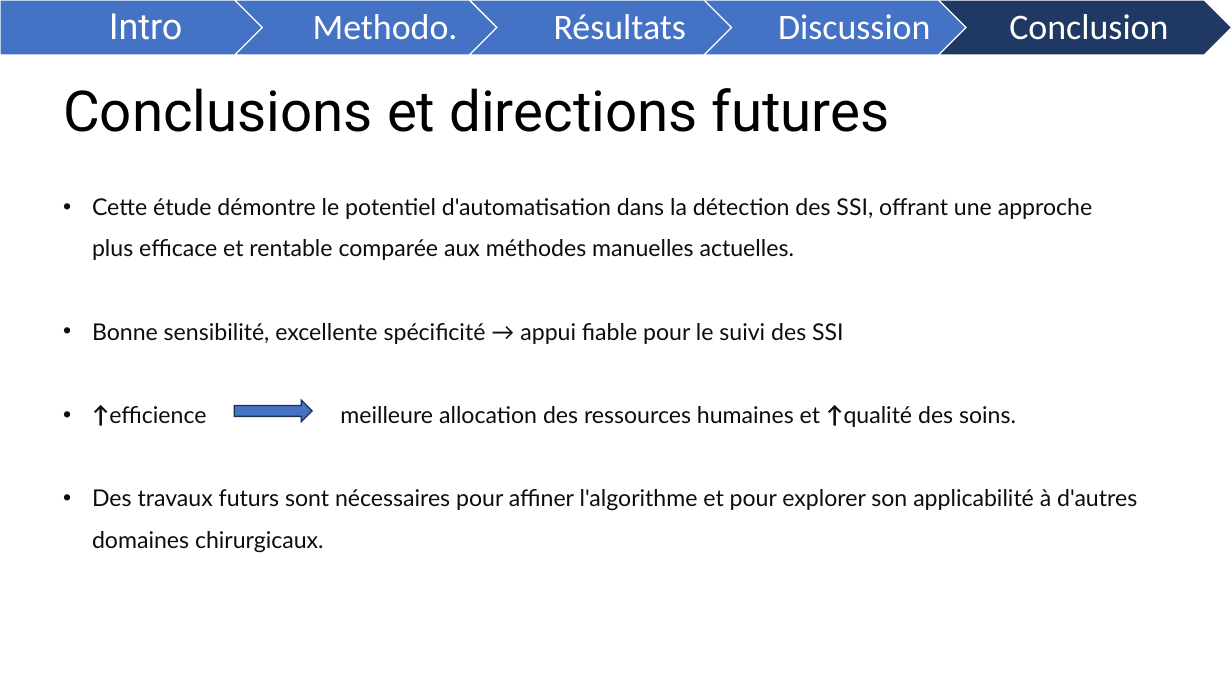
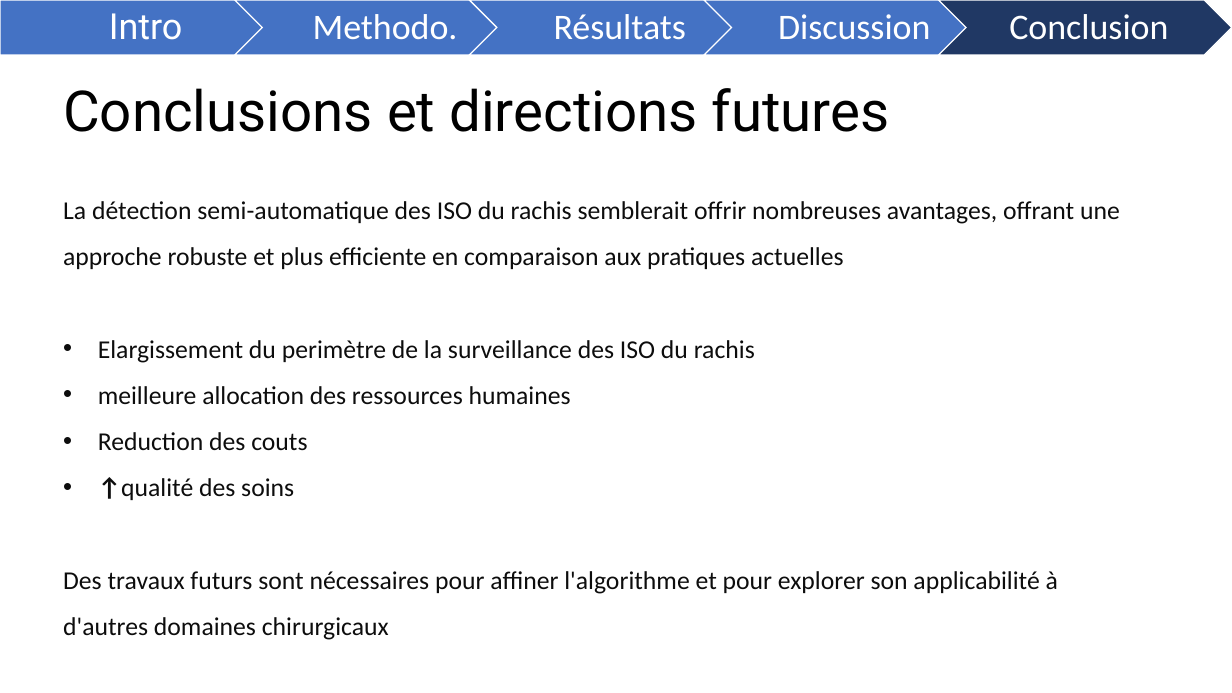
Before and after one commit to FrancescoMonti-source/theses_internes, a slide deck: slide 10 of memoire/reports/DÉTECTION SEMI-AUTOMATISÉE DES INFECTIONS POST-OPÉRATOIRES.pptx. Drawn at 1232x693 pixels with LibreOffice and Linux fonts; fonts in the diff are those of the drawing. Boxes give left, top, right and bottom in pixels: in the first picture for what was removed or moved away, otherwise in the second. Text is boxed around its words. In the diff, an @@ line names an element or a change of style, - is before the commit and + after.

Commit message:
df

```diff
--- a/memoire/reports/DÉTECTION SEMI-AUTOMATISÉE DES INFECTIONS POST-OPÉRATOIRES.pptx
+++ b/memoire/reports/DÉTECTION SEMI-AUTOMATISÉE DES INFECTIONS POST-OPÉRATOIRES.pptx
@@ text at (x1=63, y1=201, x2=1120, y2=640): text changed; size 18 to 20 pt; font Lato to Calibri @@
-• Cette étude démontre le potentiel d'automatisation dans la détection des SSI, offrant une approche plus efficace et rentable comparée aux méthodes manuelles actuelles.
-• Bonne sensibilité, excellente spécificité → appui fiable pour le suivi des SSI
-• ↑efficience meilleure allocation des ressources humaines et ↑qualité des soins.
-• Des travaux futurs sont nécessaires pour affiner l'algorithme et pour explorer son applicabilité à d'autres domaines chirurgicaux.
+La détection semi-automatique des ISO du rachis semblerait offrir nombreuses avantages, offrant une approche robuste et plus efficiente en comparaison aux pratiques actuelles
+• Elargissement du perimètre de la surveillance des ISO du rachis
+• meilleure allocation des ressources humaines
+• Reduction des couts
+• ↑qualité des soins
+Des travaux futurs sont nécessaires pour affiner l'algorithme et pour explorer son applicabilité à d'autres domaines chirurgicaux
@@ right arrow removed at (x1=235, y1=400, x2=312, y2=422) @@
```
Also in this commit, not shown: 7 other slides changed, 1 slide added, 1 slide removed.
